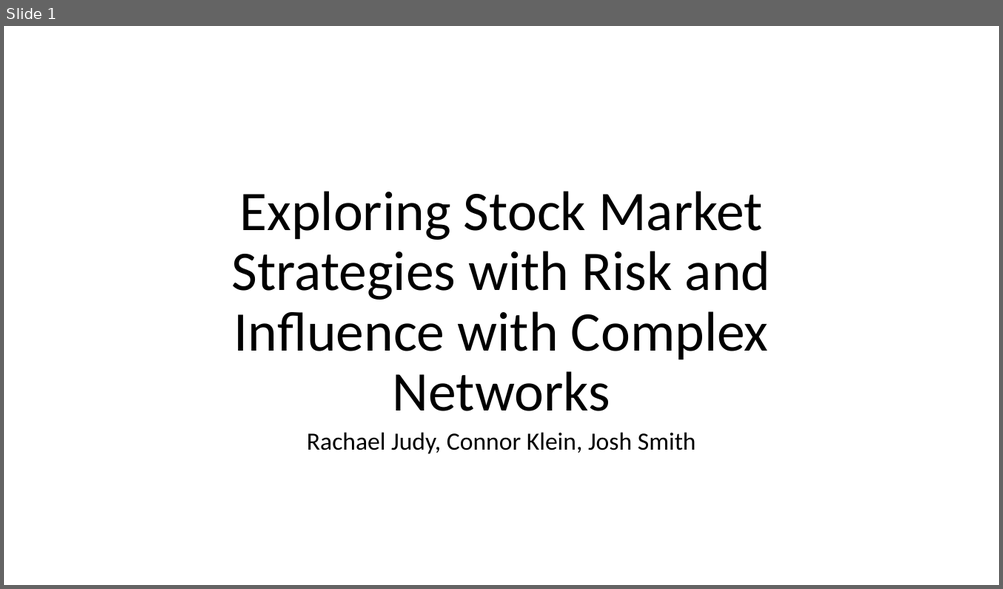
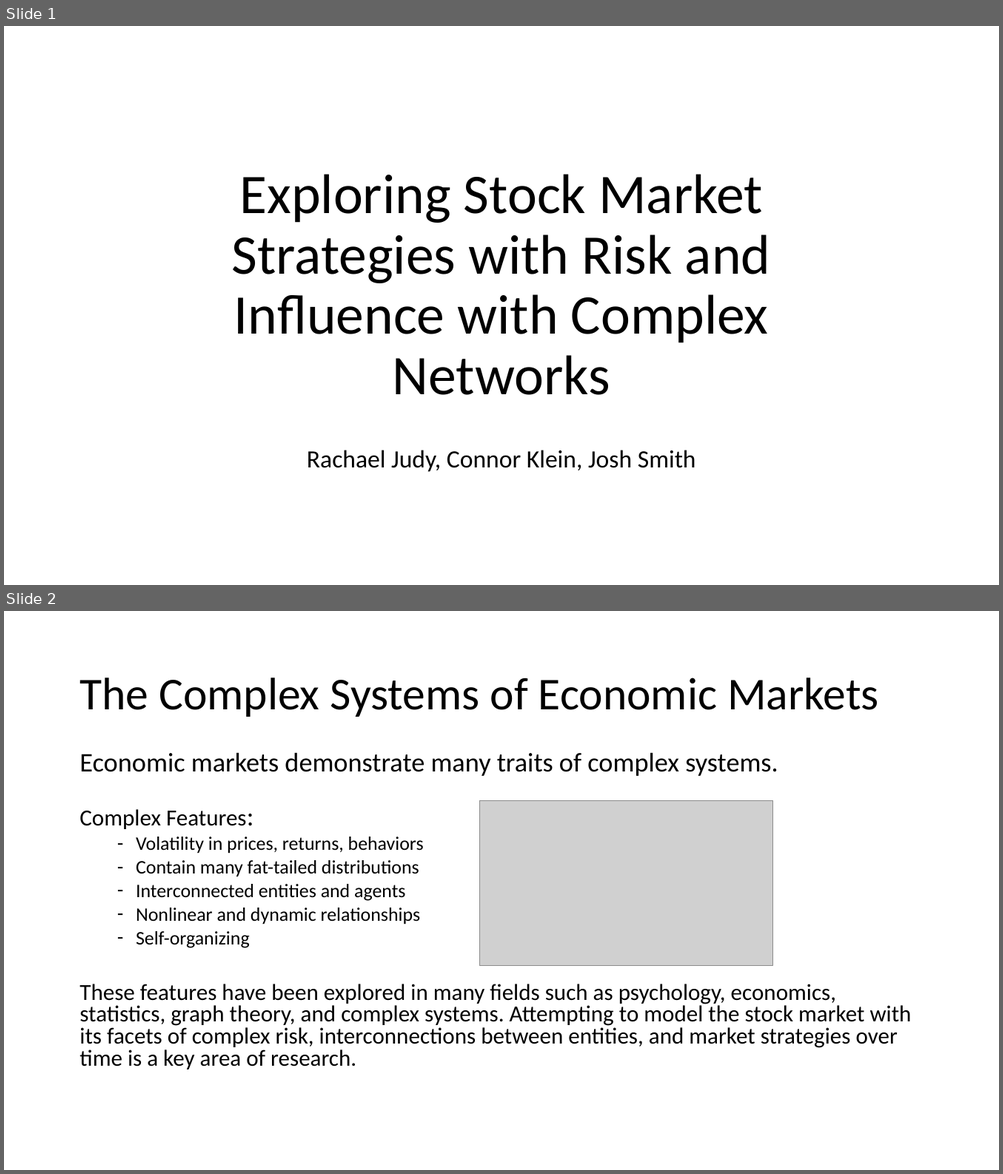
Before and after one commit to rjudy1/ComplexSystemsProject, a slide deck: Project Status Report Final/finalpresentation.pptx. Shown one above the other, each under a label of ours: slide 1 before the commit, slides 1 and 2 after it. The pictures are 1003x589 and 1003x1174 pixels, drawn with LibreOffice and Linux fonts; fonts in the diff are those of the drawing; grey boxes stand for pictures; background and template pictures are left out. Boxes give left, top, right and bottom in pixels: in the first picture for what was removed or moved away, otherwise in the second. Text is boxed around its words. In the diff, an @@ line names an element or a change of style, - is before the commit and + after.

```diff
--- a/Project Status Report Final/finalpresentation.pptx
+++ b/Project Status Report Final/finalpresentation.pptx
@@ slide 2 added at [4,611,999,1170], background picture (left out) @@
@@ title added at [79,678,879,717], 44 pt, text #000000 @@
+The Complex Systems of Economic Markets
@@ text added at [79,752,911,1070], 22.2 pt, text #000000 @@
+Economic markets demonstrate many traits of complex systems.
+Complex Features:
+  – Volatility in prices, returns, behaviors
+  – Contain many fat-tailed distributions
+  – Interconnected entities and agents
+  – Nonlinear and dynamic relationships
+  – Self-organizing
+These features have been explored in many fields such as psychology, economics, statistics, graph theory, and complex systems. Attempting to model the stock market with its facets of complex risk, interconnections between entities, and market strategies over time is a key area of research.
@@ picture added at [479,800,774,966] @@
@@ slide 1 changed as well @@
@@ title "Exploring Stock Market Strategies with ...": place and size @@
-title "Exploring Stock Market Strategies with ..." at [232,191,771,412]
+title "Exploring Stock Market Strategies with ..." at [232,174,771,395]
@@ subtitle "Rachael Judy, Connor Klein, Josh ...": place and size @@
-subtitle "Rachael Judy, Connor Klein, Josh ..." at [307,432,696,454]
+subtitle "Rachael Judy, Connor Klein, Josh ..." at [307,450,696,472]
```
Also in this commit, not shown: 6 other slides changed, 2 other slides added, 3 slides removed, 1 other file.
